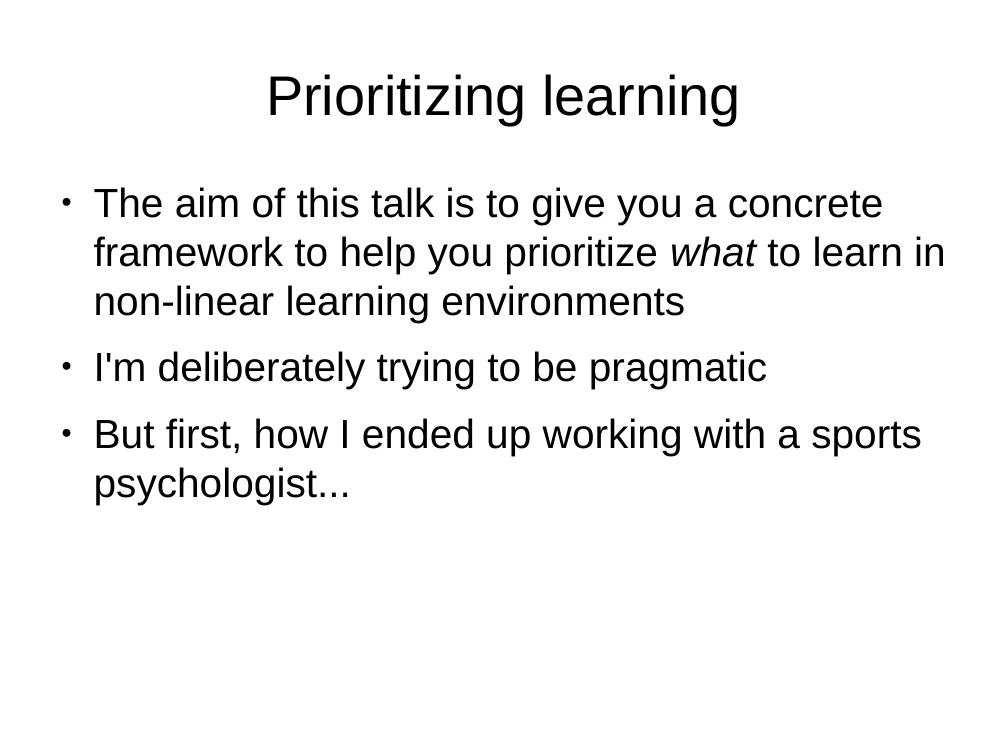
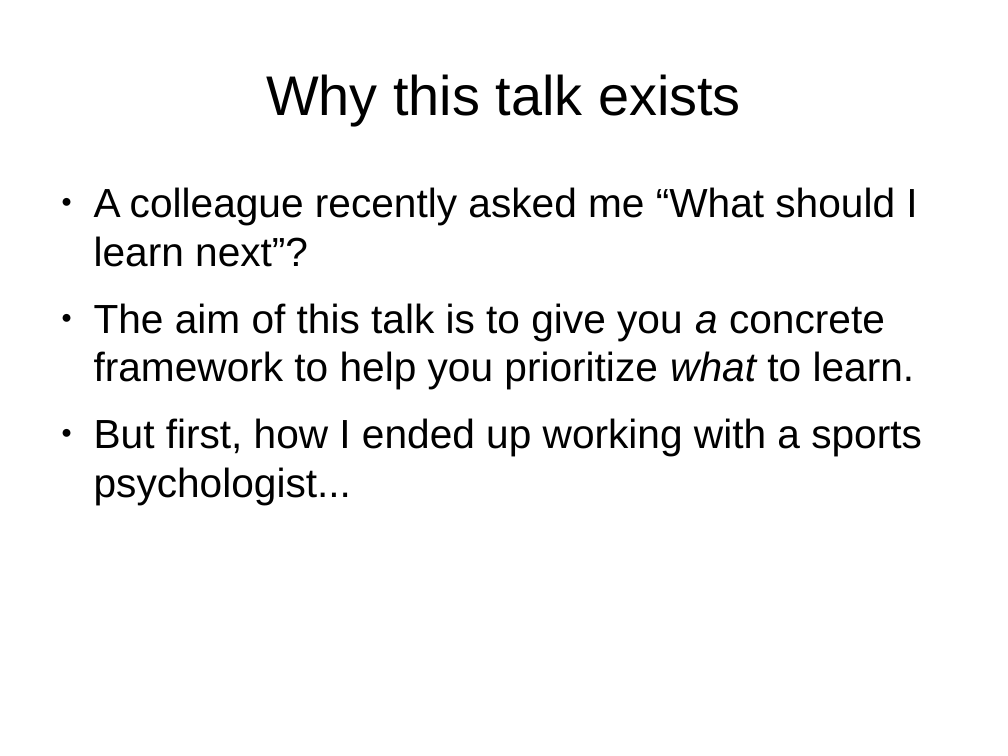
Before and after one commit to shuttle1987/CompCon2016, a slide deck: slide 2 of Slides.odp (slide 3 before the commit). Drawn at 1008x756 pixels with LibreOffice and Linux fonts; fonts in the diff are those of the drawing. Boxes give left, top, right and bottom in pixels: in the first picture for what was removed or moved away, otherwise in the second. Text is boxed around its words. In the diff, an @@ line names an element or a change of style, - is before the commit and + after.

```diff
--- a/Slides.odp
+++ b/Slides.odp
@@ title at (x1=266, y1=74, x2=741, y2=125): text changed @@
-Prioritizing learning
+Why this talk exists
@@ text at (x1=94, y1=187, x2=917, y2=389): text changed @@
-● The aim of this talk is to give you a concrete framework to help you prioritize what to learn in non-linear learning environments
-● I'm deliberately trying to be pragmatic
+● A colleague recently asked me “What should I learn next”?
+● The aim of this talk is to give you a concrete framework to help you prioritize what to learn.
```
Also in this commit, not shown: 8 other slides changed, 6 slides added, 1 slide removed.
